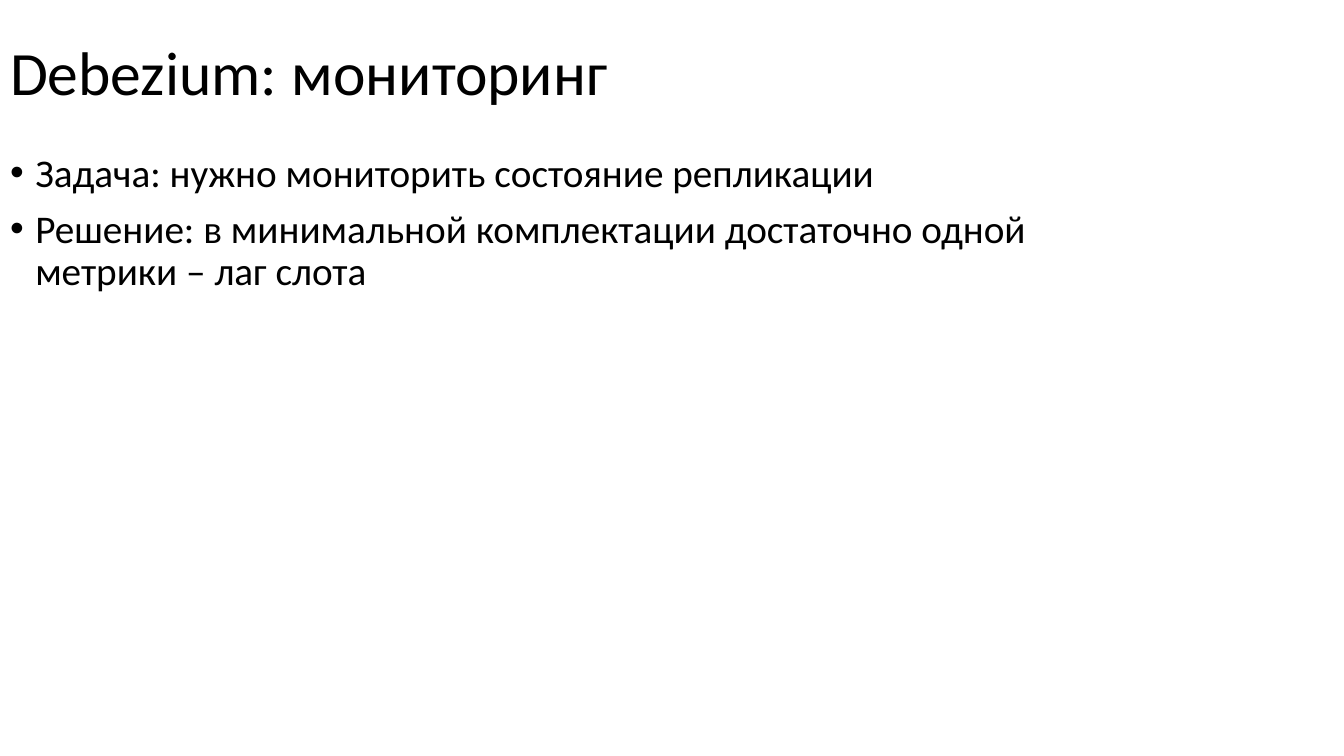
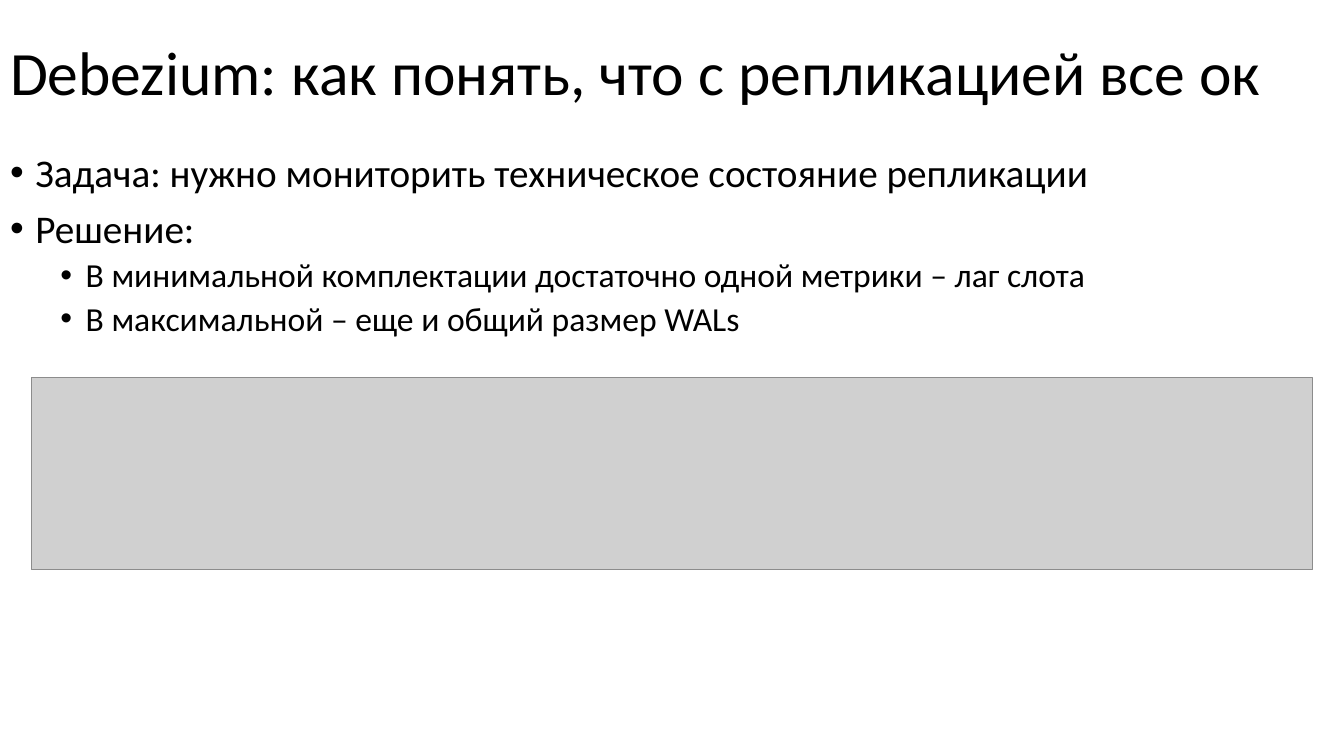
Before and after one commit to nryanov/presentations, a slide deck: slide 44 of smartdata/cdc-via-debezium/debezium-smartdata2025.pptx. Drawn at 1344x756 pixels with LibreOffice and Linux fonts; fonts in the diff are those of the drawing; grey boxes stand for pictures. Boxes give left, top, right and bottom in pixels: in the first picture for what was removed or moved away, otherwise in the second. Text is boxed around its words. In the diff, an @@ line names an element or a change of style, - is before the commit and + after.

```diff
--- a/smartdata/cdc-via-debezium/debezium-smartdata2025.pptx
+++ b/smartdata/cdc-via-debezium/debezium-smartdata2025.pptx
@@ title at (10,52,1260,105): text changed @@
-Debezium: мониторинг
+Debezium: как понять, что с репликацией все ок
@@ text at (35,161,1088,337): text changed; size 28 to 24 pt @@
-• Задача: нужно мониторить состояние репликации
-• Решение: в минимальной комплектации достаточно одной метрики – лаг слота
+• Задача: нужно мониторить техническое состояние репликации
+• Решение:
+  • В минимальной комплектации достаточно одной метрики – лаг слота
+  • В максимальной – еще и общий размер WALs
@@ picture added at (31,378,1314,570) @@
```
Also in this commit, not shown: 31 other slides changed, 21 slides added, 2 slides removed.
